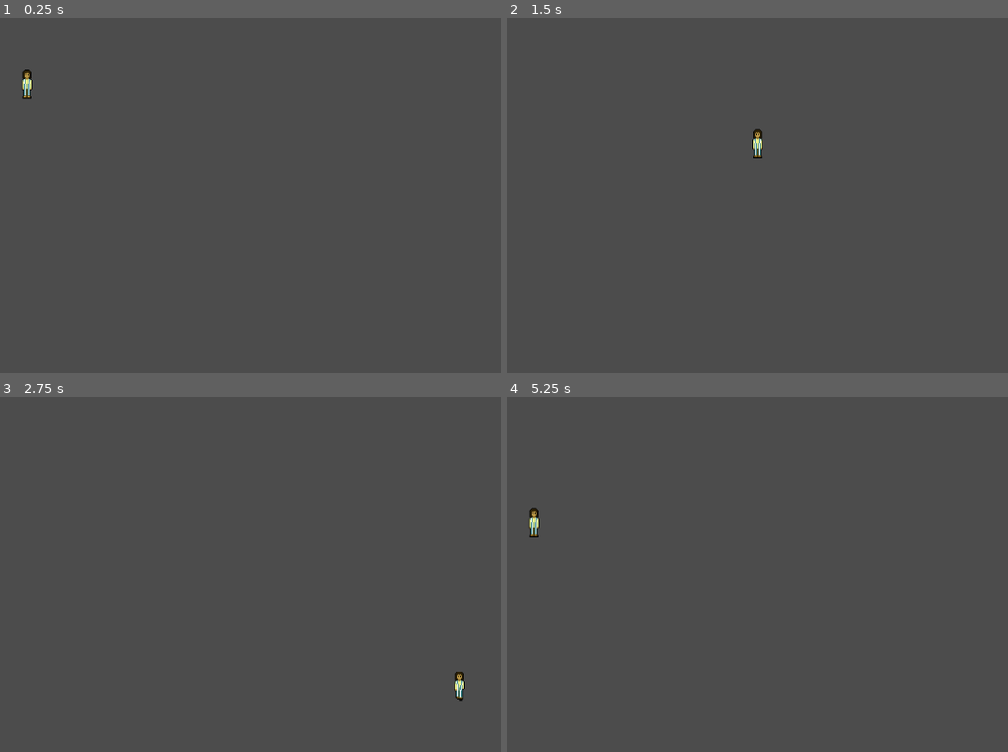
Above: before the commit, frames 1-4 (two rows, left to right).
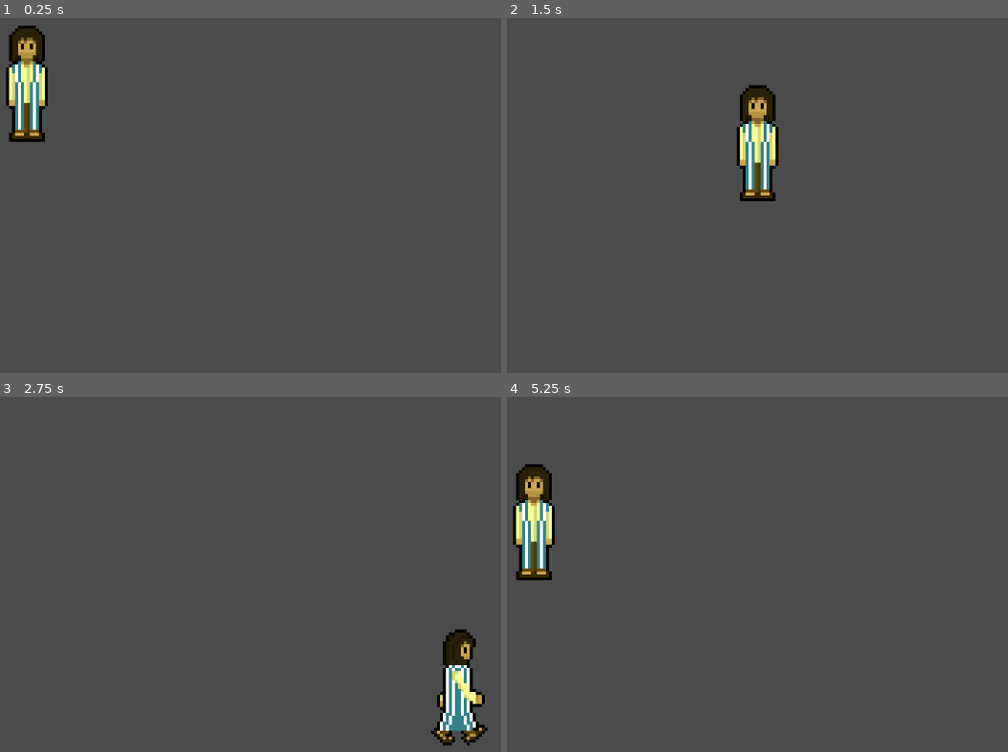
Above: after the commit, the same moments.

Repository: DavidLG092/Ben-Hur-Repository
Game: Godot game, scene res://Scenes/Player.tscn
Same seed, same stepped clock (60 frames per second), same inputs: the game is played once before the commit and once after it.
Inputs:
- Up to frame 1 (0.25 s): no input
- Up to frame 2 (1.5 s): tap Enter at 0.5 s; hold Right (move_right) 0.53-1.28 s; hold Down (move_down) from 1.28 s (still down)
- Up to frame 3 (2.75 s): release Down (move_down) at 2.03 s; hold Right (move_right) from 2.03 s (still down)
- Up to frame 4 (5.25 s): release Right (move_right) at 2.78 s; hold Up (move_up) 2.78-3.53 s; hold Left (move_left) 3.53-5.03 s; hold Down (move_down) from 5.03 s (still down)

The runs differ from the first frame. In frame 1, 2.3% of the frame differs, in the area x 1-10%, y 2-35%; in frame 2, 2.3%; in frame 3, 2.2%; in frame 4, 2.3%.

Commit message:
Updated Player Scene
Citizen Judah Left and Citizen Judah Right projects and sprites have been created. New animations have been created, and old animations have been updated. Player's code has also changed, specifically set_anim().

Diff:
--- a/Ben-Hur/Scenes/Player.tscn
+++ b/Ben-Hur/Scenes/Player.tscn
@@ -7,18 +7,34 @@
 [ext_resource path="res://Sprites/Judah/Citizen/Images/Up/judah_citizen_up_0.png" type="Texture" id=5]
 [ext_resource path="res://Sprites/Judah/Citizen/Images/Up/judah_citizen_up_2.png" type="Texture" id=6]
 [ext_resource path="res://Sprites/Judah/Citizen/Images/Up/judah_citizen_up_1.png" type="Texture" id=7]
+[ext_resource path="res://Sprites/Judah/Citizen/Images/Left/judah_citizen_left_1.png" type="Texture" id=8]
+[ext_resource path="res://Sprites/Judah/Citizen/Images/Left/judah_citizen_left_0.png" type="Texture" id=9]
+[ext_resource path="res://Sprites/Judah/Citizen/Images/Left/judah_citizen_left_2.png" type="Texture" id=10]
+[ext_resource path="res://Sprites/Judah/Citizen/Images/Right/judah_citizen_right_0.png" type="Texture" id=11]
+[ext_resource path="res://Sprites/Judah/Citizen/Images/Right/judah_citizen_right_1.png" type="Texture" id=12]
+[ext_resource path="res://Sprites/Judah/Citizen/Images/Right/judah_citizen_right_2.png" type="Texture" id=13]
 
 [sub_resource type="SpriteFrames" id=1]
 animations = [ {
-"frames": [ ExtResource( 5 ), ExtResource( 7 ), ExtResource( 6 ) ],
+"frames": [ ExtResource( 5 ), ExtResource( 7 ), ExtResource( 5 ), ExtResource( 6 ) ],
 "loop": true,
 "name": "move_up",
 "speed": 4.0
 }, {
-"frames": [ ExtResource( 2 ), ExtResource( 3 ), ExtResource( 4 ) ],
+"frames": [ ExtResource( 2 ), ExtResource( 3 ), ExtResource( 2 ), ExtResource( 4 ) ],
 "loop": true,
 "name": "move_down",
 "speed": 4.0
+}, {
+"frames": [ ExtResource( 9 ), ExtResource( 8 ), ExtResource( 9 ), ExtResource( 10 ) ],
+"loop": true,
+"name": "move_left",
+"speed": 5.0
+}, {
+"frames": [ ExtResource( 11 ), ExtResource( 12 ), ExtResource( 11 ), ExtResource( 13 ) ],
+"loop": true,
+"name": "move_right",
+"speed": 5.0
 } ]
 
 [sub_resource type="RectangleShape2D" id=2]
@@ -30,11 +46,12 @@
 [sub_resource type="RectangleShape2D" id=5]
 
 [node name="Area2D" type="Area2D"]
+scale = Vector2( 4, 4 )
 script = ExtResource( 1 )
 
 [node name="AnimatedSprite" type="AnimatedSprite" parent="."]
 frames = SubResource( 1 )
-animation = "move_up"
+animation = "move_right"
 
 [node name="Down_CollisionShape2D" type="CollisionShape2D" parent="."]
 position = Vector2( 0, -17 )
--- a/Ben-Hur/Scripts/Player.gd
+++ b/Ben-Hur/Scripts/Player.gd
@@ -79,10 +79,10 @@
 			$AnimatedSprite.animation = "move_down"
 		1:
 			$AnimatedSprite.animation = "move_up"
-	#	2:
-	#		$AnimatedSprite.animation = "move_left"
-	#	3:
-	#		$AnimatedSprite.animation = "move_right"
+		2:
+			$AnimatedSprite.animation = "move_left"
+		3:
+			$AnimatedSprite.animation = "move_right"
 
 
 func _on_Area2D_area_shape_entered(area_rid, area, area_shape_index, local_shape_index):
Not shown: 1 places in Ben-Hur/Scenes/Player.tscn that only renumber resources
Binary file added: Ben-Hur/Sprites/Judah/Citizen/Images/Left/judah_citizen_left_0.png
Not shown, added: Ben-Hur/Sprites/Judah/Citizen/Images/Left/judah_citizen_left_0.png.import
Binary file added: Ben-Hur/Sprites/Judah/Citizen/Images/Left/judah_citizen_left_1.png
Not shown, added: Ben-Hur/Sprites/Judah/Citizen/Images/Left/judah_citizen_left_1.png.import
Binary file added: Ben-Hur/Sprites/Judah/Citizen/Images/Left/judah_citizen_left_2.png
Not shown, added: Ben-Hur/Sprites/Judah/Citizen/Images/Left/judah_citizen_left_2.png.import
Binary file added: Ben-Hur/Sprites/Judah/Citizen/Images/Right/judah_citizen_right_0.png
Not shown, added: Ben-Hur/Sprites/Judah/Citizen/Images/Right/judah_citizen_right_0.png.import
Binary file added: Ben-Hur/Sprites/Judah/Citizen/Images/Right/judah_citizen_right_1.png
Not shown, added: Ben-Hur/Sprites/Judah/Citizen/Images/Right/judah_citizen_right_1.png.import
Binary file added: Ben-Hur/Sprites/Judah/Citizen/Images/Right/judah_citizen_right_2.png
(and 3 more such lines)
